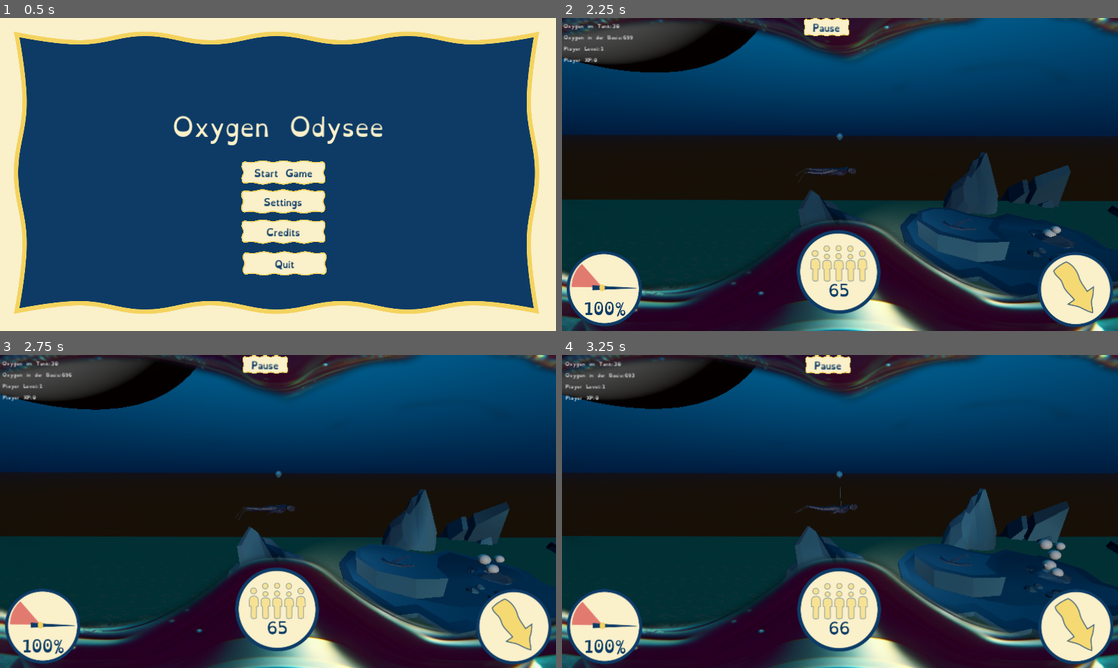
Above: before the commit, frames 1-4 (two rows, left to right).
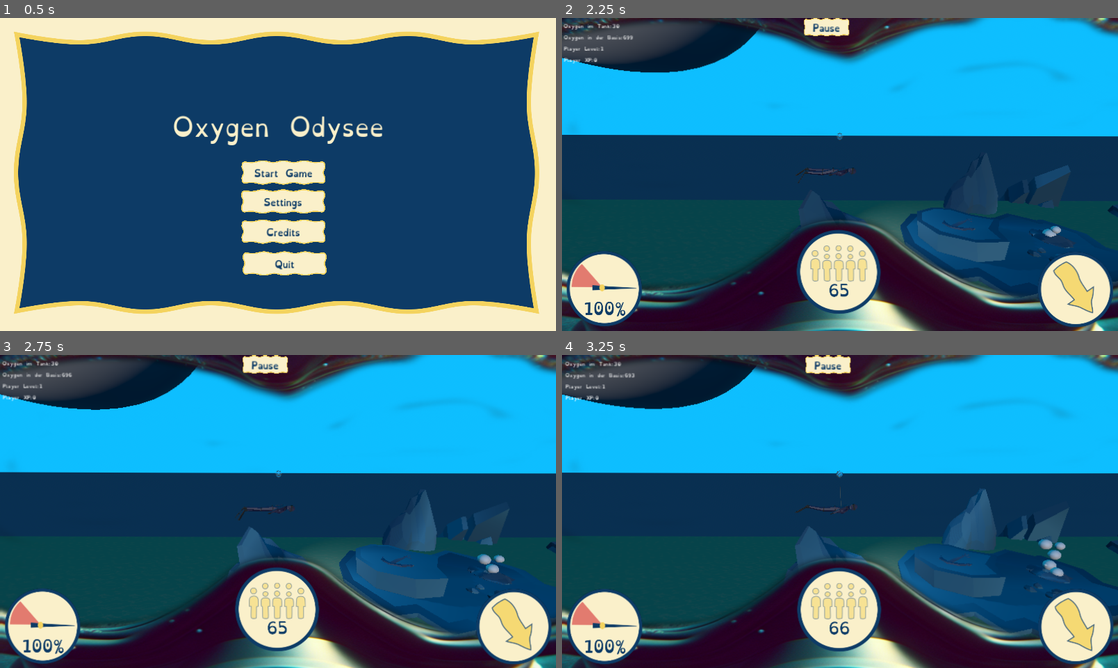
Above: after the commit, the same moments.

Repository: bastifpv/GGJ25
Game: Godot game, scene res://scenes/menu.tscn
Same seed, same stepped clock (60 frames per second), same inputs: the game is played once before the commit and once after it.
Inputs:
- Up to frame 1 (0.5 s): no input
- Up to frame 2 (2.25 s): click "Settings" at 0.5 s; click "back" at 1.25 s; click "Start Game" at 2 s
- Up to frame 3 (2.75 s): no input
- Up to frame 4 (3.25 s): hold D (right) from 2.78 s (still down)

Frame 1 is identical in both runs. In frame 2, 55% of the frame differs, in the area x 0-100%, y 0-86%; in frame 3, 56%; in frame 4, 56%, in the area x 0-100%, y 0-88%.

Commit message:
backfgroud

Diff:
--- a/scenes/environment.tres
+++ b/scenes/environment.tres
@@ -1,14 +1,15 @@
 [gd_resource type="Environment" load_steps=3 format=3 uid="uid://b4xyrints63uk"]
 
 [sub_resource type="ProceduralSkyMaterial" id="ProceduralSkyMaterial_lf3jv"]
-sky_top_color = Color(7.82125e-08, 0.05302, 0.0744285, 1)
-sky_horizon_color = Color(1.27847e-08, 0.00971302, 0.0204518, 1)
-sky_curve = 0.487351
-sky_energy_multiplier = 23.66
-ground_bottom_color = Color(0.204781, 0.155889, 0.0989669, 1)
+sky_top_color = Color(0.111392, 0.37879, 0.630879, 1)
+sky_horizon_color = Color(0.00507237, 0.0540322, 0.118327, 1)
+sky_curve = 38473.1
+sky_energy_multiplier = 27.61
+ground_bottom_color = Color(0.111392, 0.37879, 0.630879, 1)
 ground_horizon_color = Color(0.155874, 0.161454, 0.240573, 1)
+ground_curve = 1e-05
 sun_angle_max = 103.79
-sun_curve = 0.47075
+sun_curve = 0.54075
 energy_multiplier = 0.5
 
 [sub_resource type="Sky" id="Sky_vyi0u"]
@@ -18,4 +19,6 @@
 background_mode = 2
 sky = SubResource("Sky_vyi0u")
 ambient_light_source = 3
-ambient_light_energy = 0.81
+ambient_light_color = Color(1, 1, 1, 1)
+ambient_light_energy = 5.52
+reflected_light_source = 2
--- a/scenes/settings.tscn
+++ b/scenes/settings.tscn
@@ -79,7 +79,7 @@
 theme = ExtResource("4_vi8hg")
 max_value = 1.0
 step = 0.01
-value = 1.0
+value = 0.7
 
 [node name="FXVolume" type="Label" parent="Control/MarginContainer/VBoxContainer"]
 layout_mode = 2
@@ -93,7 +93,7 @@
 theme = ExtResource("4_vi8hg")
 max_value = 1.0
 step = 0.01
-value = 1.0
+value = 0.7
 
 [node name="Control2" type="Control" parent="Control/MarginContainer/VBoxContainer"]
 layout_mode = 2
--- a/scenes/startscene.tscn
+++ b/scenes/startscene.tscn
@@ -294,6 +294,8 @@
 [node name="Camera3D" type="Camera3D" parent="PlayerRig/Player"]
 transform = Transform3D(1, 0, 0, 0, 0.982287, 0.187381, 0, -0.187381, 0.982287, 0, 1.214, 7.205)
 
+[node name="Sprite3D" type="Sprite3D" parent="PlayerRig/Player/Camera3D"]
+
 [node name="diver" parent="PlayerRig/Player" instance=ExtResource("30_xbtnc")]
 transform = Transform3D(1, 0, 0, 0, 1, 0, 0, 0, 1, 0, 0, 0.107)
 
--- a/scripts/settings.gd
+++ b/scripts/settings.gd
@@ -11,9 +11,10 @@
 	fx_index = AudioServer.get_bus_index("fx")
 	volume_index = AudioServer.get_bus_index("music")
 
-	fxSlider.value = db_to_linear(AudioServer.get_bus_volume_db(fx_index))
-	musicSlider.value = db_to_linear(AudioServer.get_bus_volume_db(volume_index))
-
+	#fxSlider.value = db_to_linear(AudioServer.get_bus_volume_db(fx_index))
+	#musicSlider.value = db_to_linear(AudioServer.get_bus_volume_db(volume_index))
+	fxSlider.value = 0.75
+	musicSlider.value = 0.75
 	pass # Replace with function body.
 
 
Not shown: 1 places in scenes/startscene.tscn that only renumber resources
